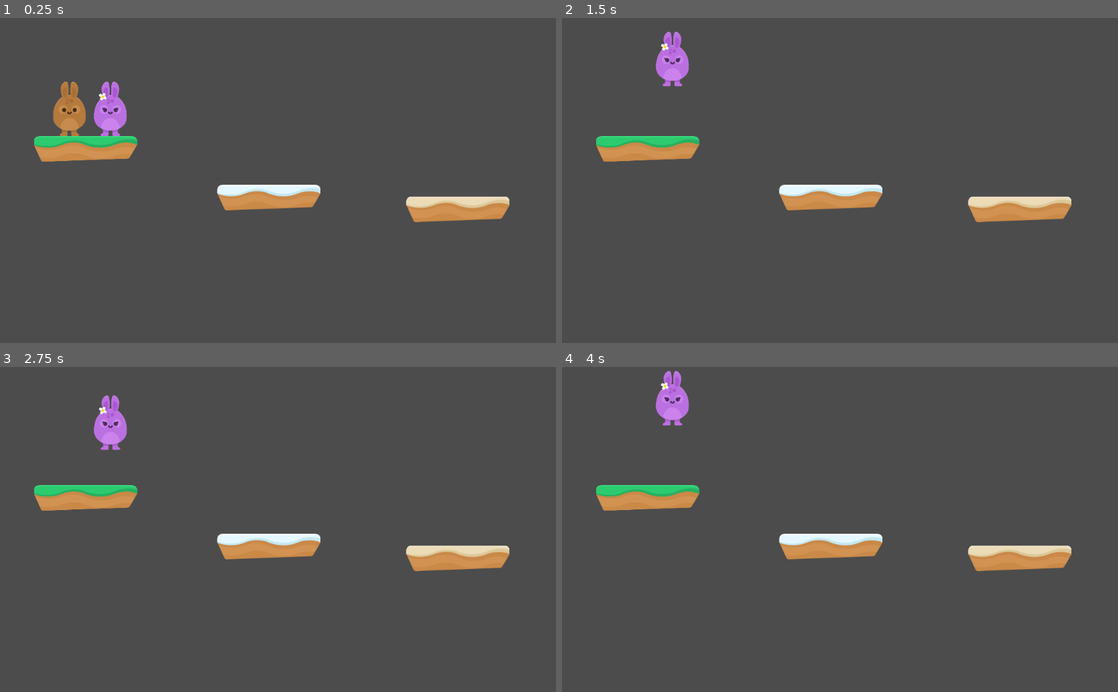
Above: before the commit, frames 1-4 (two rows, left to right).
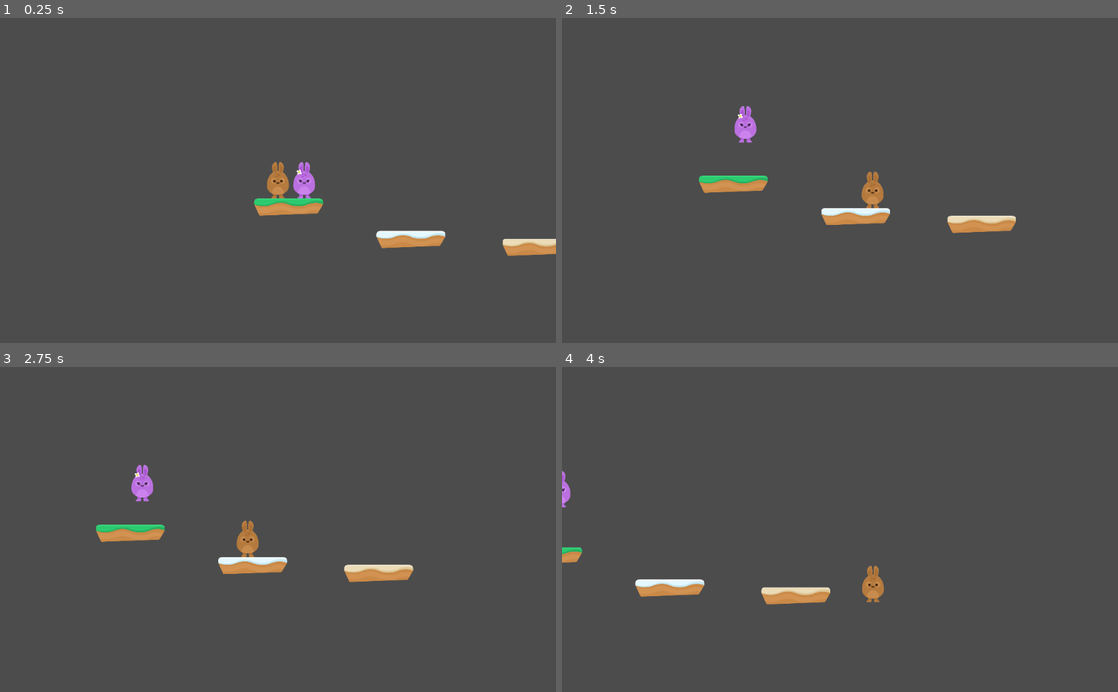
Above: after the commit, the same moments.

Repository: PLAYER-CHAI/Bunny-Jump
Game: Godot game, scene res://Scenes/Levels/Level1.tscn
Same seed, same stepped clock (60 frames per second), same inputs: the game is played once before the commit and once after it.
Inputs:
- Up to frame 1 (0.25 s): no input
- Up to frame 2 (1.5 s): tap Enter at 0.5 s; hold Right (right_A) from 0.53 s (still down); tap Up (jump_A) at 0.6, 0.77, 1.07 s; tap W (jump_B) at 0.8, 1.35 s
- Up to frame 3 (2.75 s): tap Up (jump_A) at 1.52, 1.55, 1.82, 2.1 s; release Right (right_A) at 2.03 s; hold Left (left_A) from 2.03 s (still down); tap W (jump_B) at 2.3 s
- Up to frame 4 (4 s): release Left (left_A) at 2.78 s; hold Right (right_A) from 2.78 s (still down); tap W (jump_B) at 2.85, 3.8 s; tap Up (jump_A) at 3.02, 3.05, 3.32, 3.6, 3.77 s

The runs differ from the first frame. In frame 1, 6.9% of the frame differs, in the area x 6-100%, y 19-74%; in frame 2, 6.6%; in frame 3, 6.7%; in frame 4, 6.4%.

Commit message:
Update -Double Jump-

Diff:
--- a/Player/Player_A/Player_A.gd
+++ b/Player/Player_A/Player_A.gd
@@ -4,7 +4,8 @@
 
 export var SPEED = 500 #ค่าความเร็วเริ่มต้น
 export var JUMP = 900 #ค่าความเร็วเริ่มต้น
-export var GRAVITY = 60 #ค่าความเร็วเริ่มต้น
+export var GRAVITY = 60 #ค่าแรงดึงดูด
+var jump_count = 0 #ค่าจำนวนครั่งการกระโดดเริ่มต้น
 
 func _physics_process(delta): #ตัวแปรพิเศษ
 
@@ -20,10 +21,14 @@
 		motion.y = 0
 		print("I'm floor")
 
-func jump():
-	if Input.is_action_just_pressed("jump_A"):
-		motion.y = -JUMP
-		print("I'm jumped")
+func jump(): #กระโดด
+	if jump_count < 1: #สร้างการจำกัดจำนวนครั้ง
+		if Input.is_action_just_pressed("jump_A"):
+			jump_count = jump_count + 1
+			motion.y = -JUMP
+			print("I'm jumped")
+	if is_on_floor():
+		jump_count = 0 #ลงพื้นแล้วให้ค่าเป็น 0
 
 func walk():
 	if Input.is_action_pressed("left_A") and not Input.is_action_pressed("right_A"):
--- a/Player/Player_A/Player_A.tscn
+++ b/Player/Player_A/Player_A.tscn
@@ -21,3 +21,8 @@
 [node name="CollisionShape2D" type="CollisionShape2D" parent="."]
 position = Vector2( -0.371597, -0.282059 )
 shape = SubResource( 1 )
+
+[node name="Camera2D" type="Camera2D" parent="."]
+current = true
+zoom = Vector2( 1.5, 1.5 )
+smoothing_enabled = true
--- a/Player/Player_B/Player_B.gd
+++ b/Player/Player_B/Player_B.gd
@@ -4,7 +4,8 @@
 
 export var SPEED = 500 #ค่าความเร็วเริ่มต้น
 export var JUMP = 900 #ค่าความเร็วเริ่มต้น
-export var GRAVITY = 60 #ค่าความเร็วเริ่มต้น
+export var GRAVITY = 60 #ค่าแรงดึงดูด
+var jump_count = 0 #ค่าจำนวนครั่งการกระโดดเริ่มต้น
 
 func _physics_process(delta): #ตัวแปรพิเศษ
 
@@ -20,10 +21,14 @@
 		motion.y = 0
 		print("I'm floor")
 
-func jump():
-	if Input.is_action_just_pressed("jump_B"):
-		motion.y = -JUMP
-		print("I'm jumped")
+func jump(): #กระโดด
+	if jump_count < 1: #สร้างการจำกัดจำนวนครั้ง
+		if Input.is_action_just_pressed("jump_B"):
+			jump_count = jump_count + 1
+			motion.y = -JUMP
+			print("I'm jumped")
+	if is_on_floor():
+		jump_count = 0 #ลงพื้นแล้วให้ค่าเป็น 0
 
 func walk():
 	if Input.is_action_pressed("left_B") and not Input.is_action_pressed("right_B"):
--- a/Scenes/Levels/Level1.tscn
+++ b/Scenes/Levels/Level1.tscn
@@ -15,7 +15,7 @@
 scale = Vector2( 0.5, 0.5 )
 
 [node name="Player_B" parent="Players" instance=ExtResource( 2 )]
-position = Vector2( 203.757, 168.648 )
+position = Vector2( 201.065, 167.572 )
 scale = Vector2( 0.5, 0.5 )
 
 [node name="Platforms" type="Node" parent="."]
